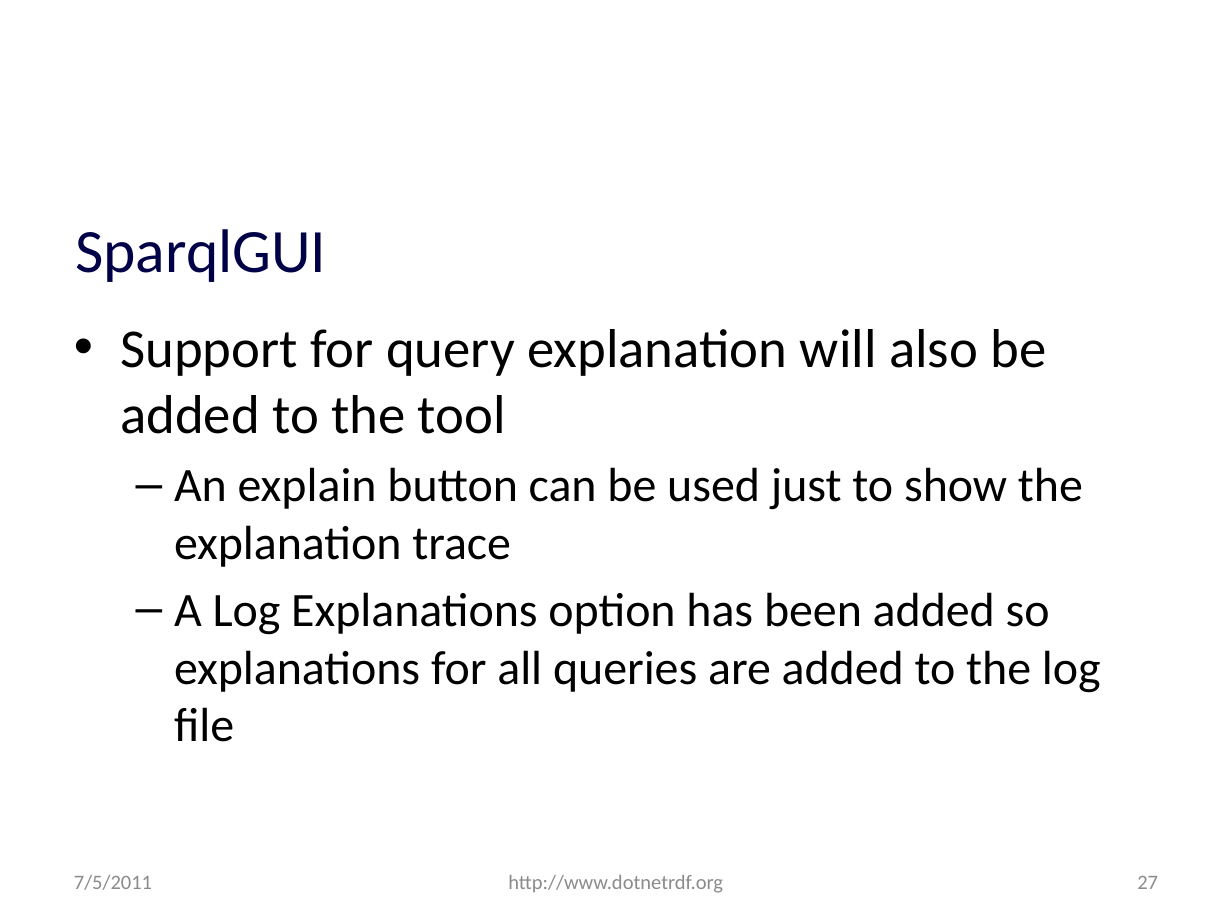
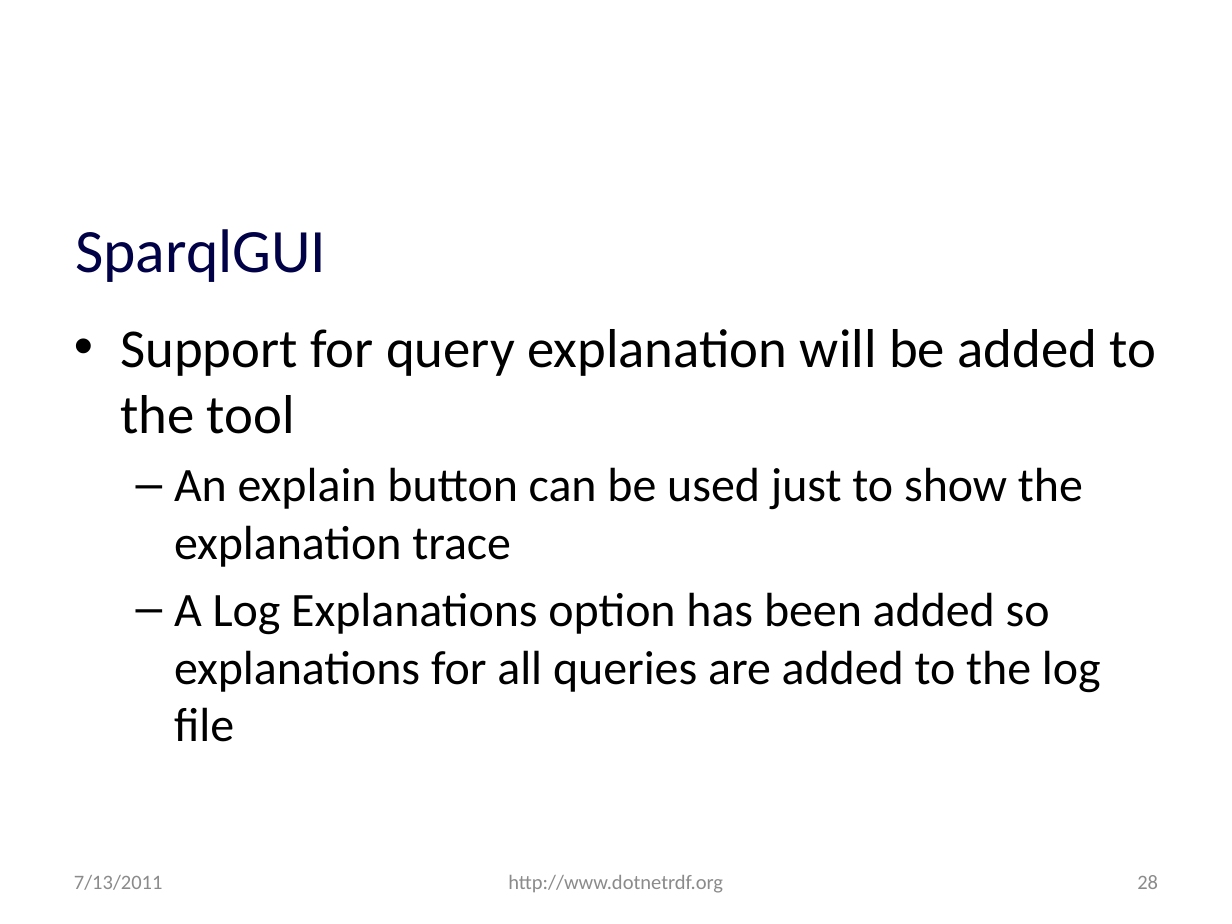
Before and after one commit to JohnGoldsmith/dotnetrdf-wiki, a slide deck: slide 28 of Slides/Roadmap.pptx (slide 27 before the commit). Drawn at 1232x924 pixels with LibreOffice and Linux fonts; fonts in the diff are those of the drawing; background and template pictures are left out. Boxes give left, top, right and bottom in pixels: in the first picture for what was removed or moved away, otherwise in the second. Text is boxed around its words. In the diff, an @@ line names an element or a change of style, - is before the commit and + after.

```diff
--- a/Slides/Roadmap.pptx
+++ b/Slides/Roadmap.pptx
@@ text at (x1=120, y1=329, x2=1157, y2=434): text changed @@
-• Support for query explanation will also be added to the tool
+• Support for query explanation will be added to the tool
@@ text at (x1=74, y1=875, x2=163, y2=890): text changed @@
-7/5/2011
+7/13/2011
@@ page number at (x1=1137, y1=875, x2=1158, y2=889): text changed @@
-27
+28
```
Also in this commit, not shown: 44 other slides changed, 1 slide added.
